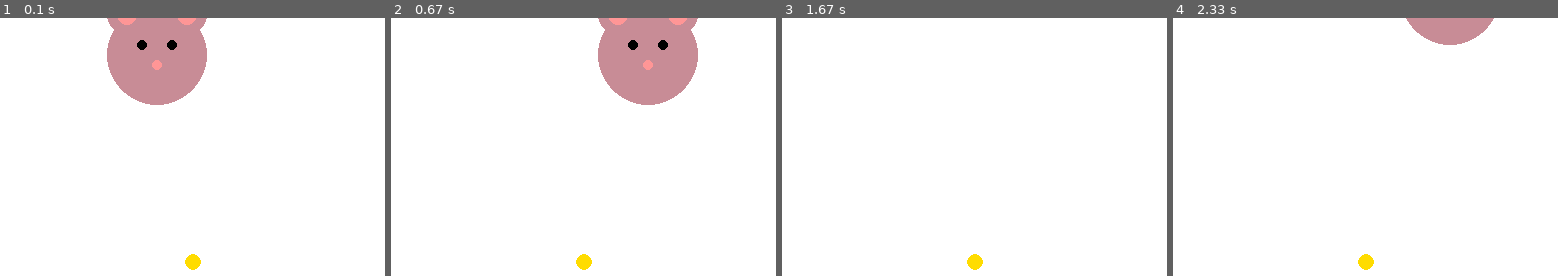
Above: before the commit, frames 1-4 (left to right).
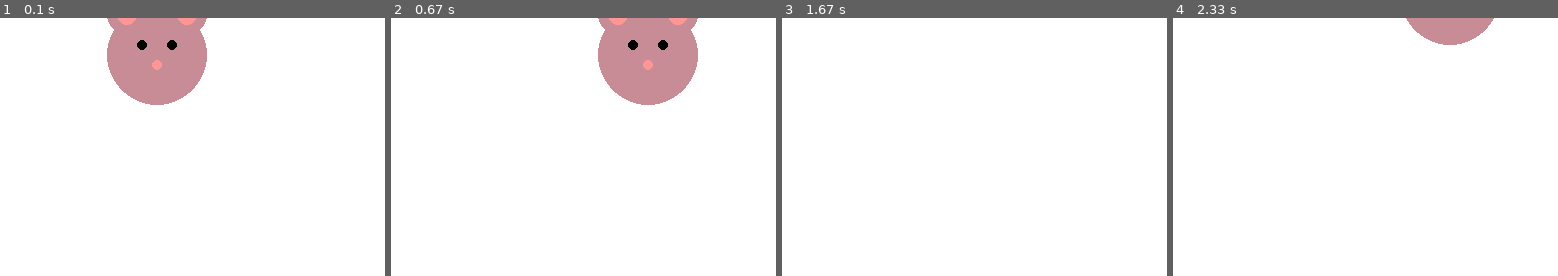
Above: after the commit, the same moments.

Repository: 20260192/hello-pygame
Game: pygame game, started from hello_pygame.py
Two runs of this game, one before a commit and one after it. Both use one fixed random seed, a clock stepped at 60 frames per second and the inputs below.
Inputs:
- Up to frame 1 (0.1 s): no input
- Up to frame 2 (0.67 s): hold Right from 0.33 s (still down)
- Up to frame 3 (1.67 s): release Right at 0.8 s; hold Up 0.83-1.13 s; hold Right 1.17-1.63 s
- Up to frame 4 (2.33 s): hold Left 1.67-2.2 s; hold Down from 2.23 s (still down)
The pictures show only the part of the screen within x 31-81%, y 50-100%; the shares and areas given below are measured in that part.

The runs differ from the first frame. In frame 1, 0.2% of the frame differs, in the area x 48-53%, y 91-98%; in frame 2, 0.2%; in frame 3, 0.2%; in frame 4, 0.2%.

Commit message:
새 치즈가 생성되어도 기존 치즈가 남아있도록 변경

Diff:
--- a/hello_pygame.py
+++ b/hello_pygame.py
@@ -1,6 +1,6 @@
 import pygame
 import sys
-import random  # ✅ 추가
+import random
 
 pygame.init()
 screen = pygame.display.set_mode((800, 600))
@@ -10,7 +10,7 @@
 GRAY = (200, 140, 150)
 BLACK = (0, 0, 0)
 PINK = (255, 150, 150)
-YELLOW = (255, 220, 0)  # ✅ 치즈 색
+YELLOW = (255, 220, 0)
 
 clock = pygame.time.Clock()
 font = pygame.font.SysFont(None, 30)
@@ -19,14 +19,11 @@
 x = 400
 y = 300
 
-# ✅ 치즈 관련 변수
-cheese_x = random.randint(50, 750)
-cheese_y = random.randint(50, 550)
-cheese_size = random.randint(5, 10)
+# ✅ 치즈 리스트
+cheeses = []  # 각 치즈는 [x, y, size]
 last_spawn_time = pygame.time.get_ticks()
 
 running = True
-
 while running:
     for event in pygame.event.get():
         if event.type == pygame.QUIT:
@@ -43,28 +40,30 @@
     if keys[pygame.K_DOWN]:
         y += 5
 
-    # ✅ 5초마다 치즈 재생성
+    # ✅ 5초마다 새 치즈 추가
     current_time = pygame.time.get_ticks()
     if current_time - last_spawn_time > 5000:
-        cheese_x = random.randint(50, 750)
-        cheese_y = random.randint(50, 550)
-        cheese_size = random.randint(5, 10)
+        new_cheese = [
+            random.randint(50, 750),
+            random.randint(50, 550),
+            random.randint(5, 10)
+        ]
+        cheeses.append(new_cheese)
         last_spawn_time = current_time
 
-    # ✅ 충돌 체크 (간단 거리 계산)
-    distance = ((x - cheese_x) ** 2 + (y - cheese_y) ** 2) ** 0.5
-    if distance < 50 + cheese_size:
-        cheese_x = random.randint(50, 750)
-        cheese_y = random.randint(50, 550)
-        cheese_size = random.randint(5, 10)
-        last_spawn_time = current_time
+    # ✅ 충돌 체크
+    for cheese in cheeses[:]:  # 리스트 복사해서 순회
+        distance = ((x - cheese[0])**2 + (y - cheese[1])**2) ** 0.5
+        if distance < 50 + cheese[2]:
+            cheeses.remove(cheese)  # 닿으면 제거
 
     screen.fill(WHITE)
 
-    # 🧀 치즈
-    pygame.draw.circle(screen, YELLOW, (cheese_x, cheese_y), cheese_size)
+    # 🧀 모든 치즈 그리기
+    for cheese in cheeses:
+        pygame.draw.circle(screen, YELLOW, (cheese[0], cheese[1]), cheese[2])
 
-    # 🐭 얼굴
+    # 🐭 생쥐
     pygame.draw.circle(screen, GRAY, (x, y), 50)
     pygame.draw.circle(screen, GRAY, (x - 30, y - 40), 20)
     pygame.draw.circle(screen, GRAY, (x + 30, y - 40), 20)
